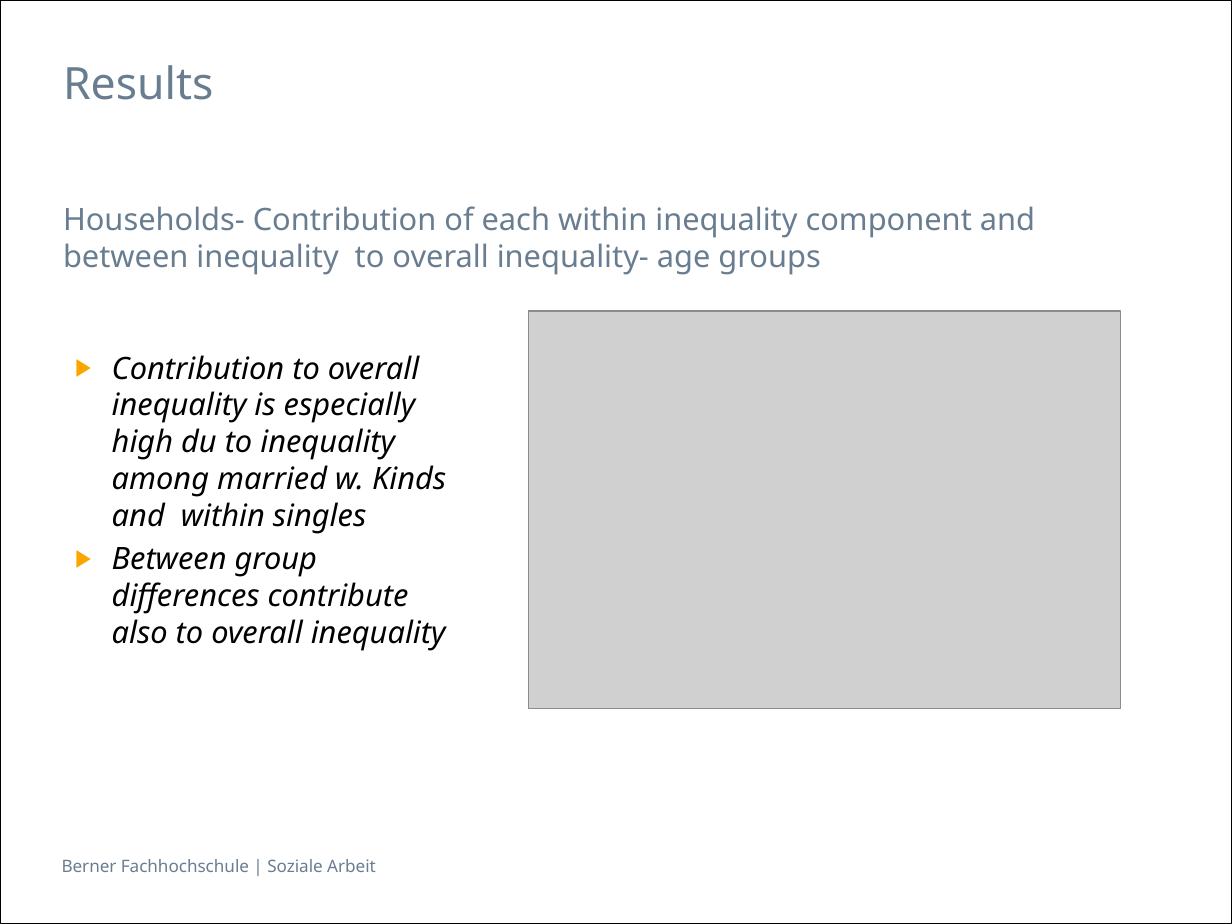
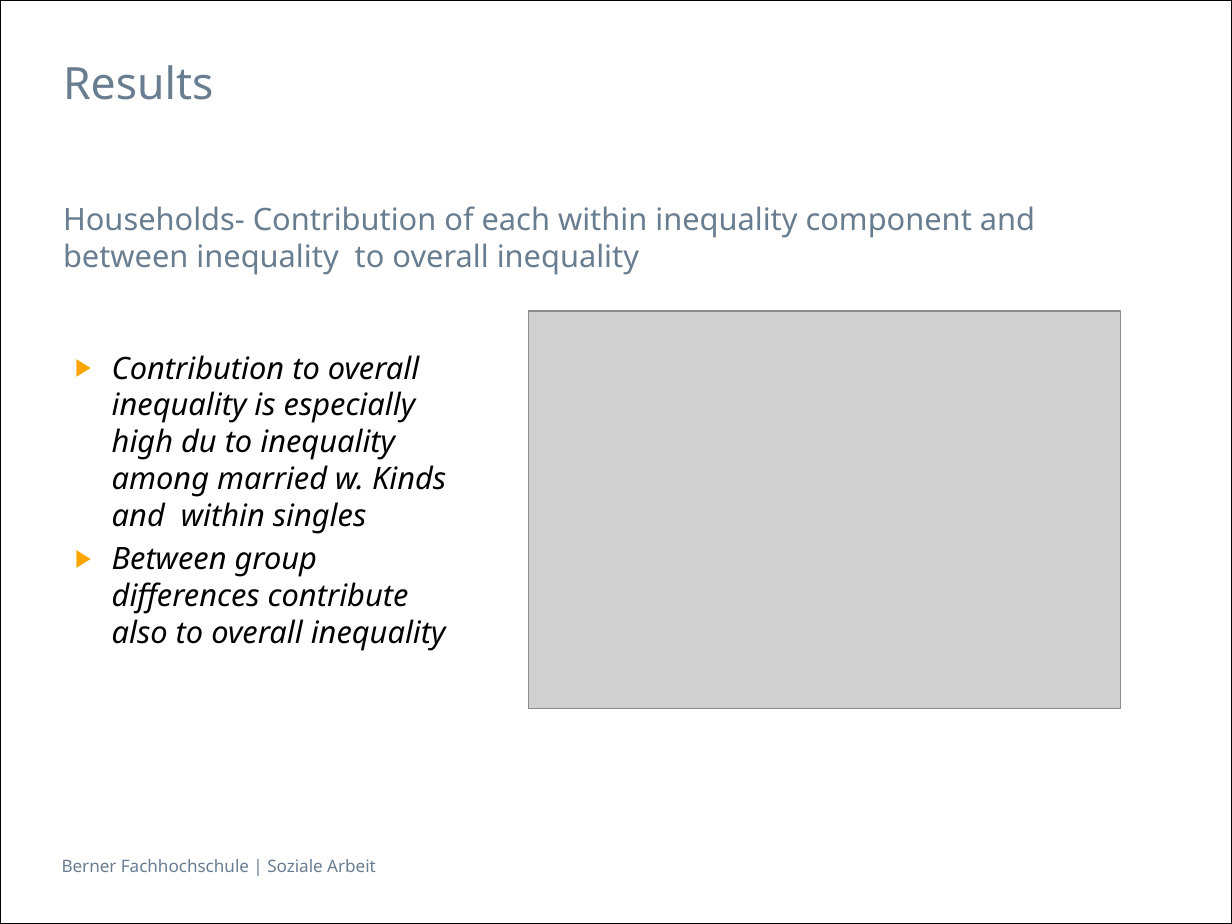
Before and after one commit to hackstutz/neuchatel, a slide deck: slide 14 of presentation/Inequality by Demographic Factors_V6.1.pptx. Drawn at 1232x924 pixels with LibreOffice and Linux fonts; fonts in the diff are those of the drawing; grey boxes stand for pictures. Boxes give left, top, right and bottom in pixels: in the first picture for what was removed or moved away, otherwise in the second. Text is boxed around its words. In the diff, an @@ line names an element or a change of style, - is before the commit and + after.

Commit message:
small correction

```diff
--- a/presentation/Inequality by Demographic Factors_V6.1.pptx
+++ b/presentation/Inequality by Demographic Factors_V6.1.pptx
@@ text at (x1=63, y1=206, x2=1035, y2=275): text changed @@
-Households- Contribution of each within inequality component and between inequality to overall inequality- age groups
+Households- Contribution of each within inequality component and between inequality to overall inequality
```
